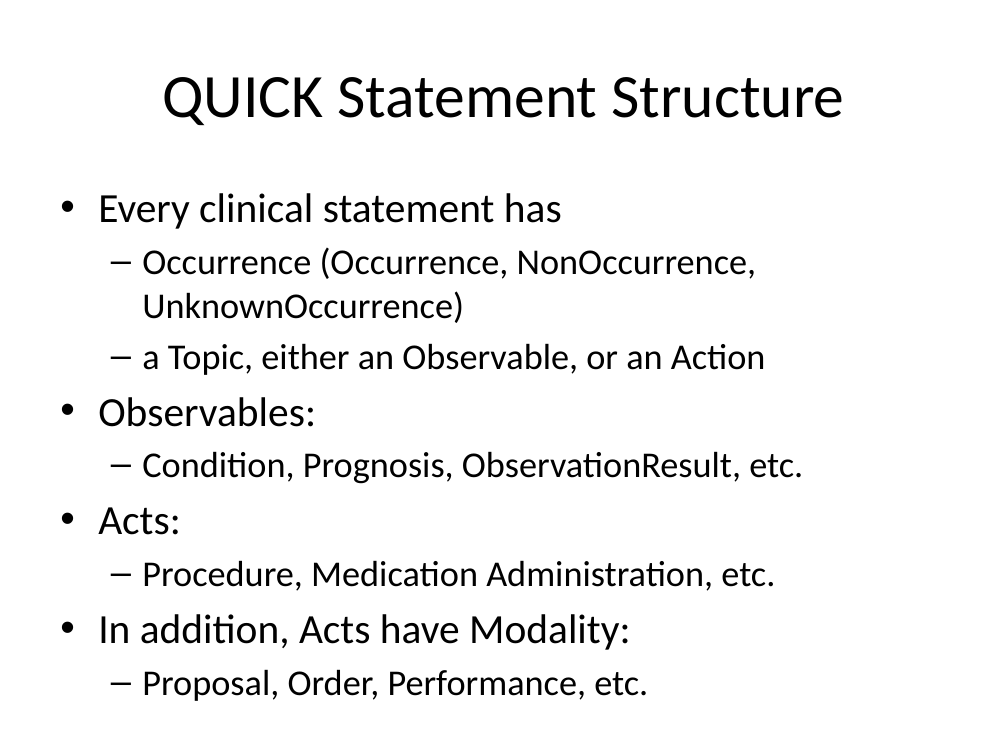
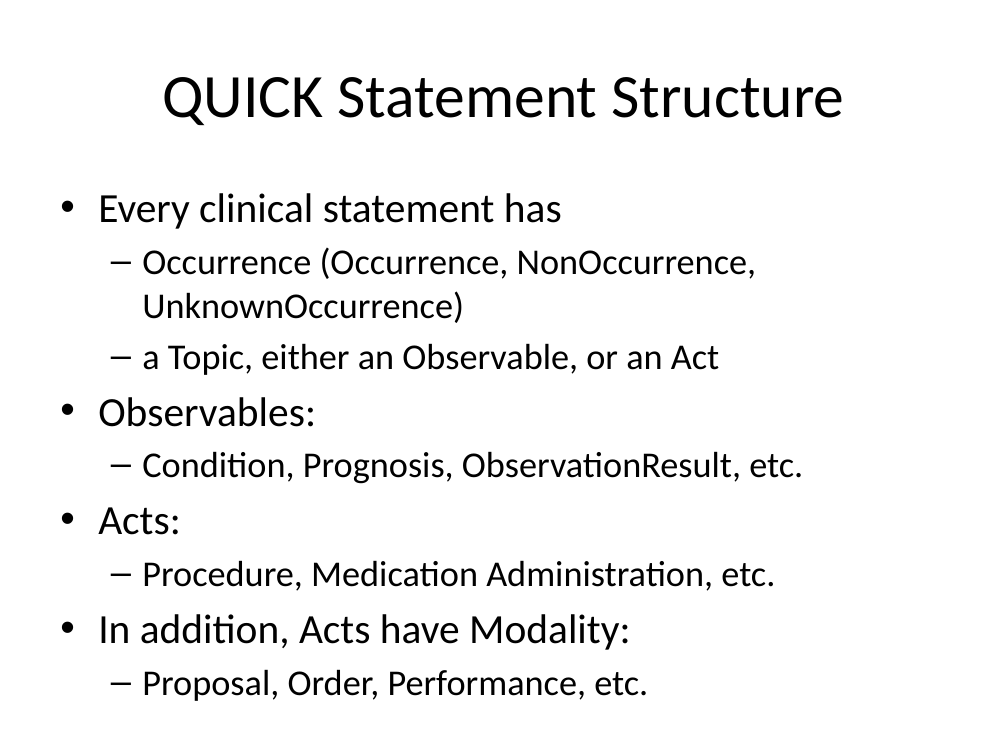
Before and after one commit to cqframework/OneModel, a slide deck: slide 7 of CQL/Documents/CQL_Technical_Introduction_20140604.pptx. Drawn at 1008x756 pixels with LibreOffice and Linux fonts; fonts in the diff are those of the drawing. Boxes give left, top, right and bottom in pixels: in the first picture for what was removed or moved away, otherwise in the second. Text is boxed around its words. In the diff, an @@ line names an element or a change of style, - is before the commit and + after.

```diff
--- a/CQL/Documents/CQL_Technical_Introduction_20140604.pptx
+++ b/CQL/Documents/CQL_Technical_Introduction_20140604.pptx
@@ text at [142, 343, 719, 375]: text changed @@
-  – a Topic, either an Observable, or an Action
+  – a Topic, either an Observable, or an Act
```
Also in this commit, not shown: 17 other slides changed, 6 slides added, 2 slides removed, 17 other files.
